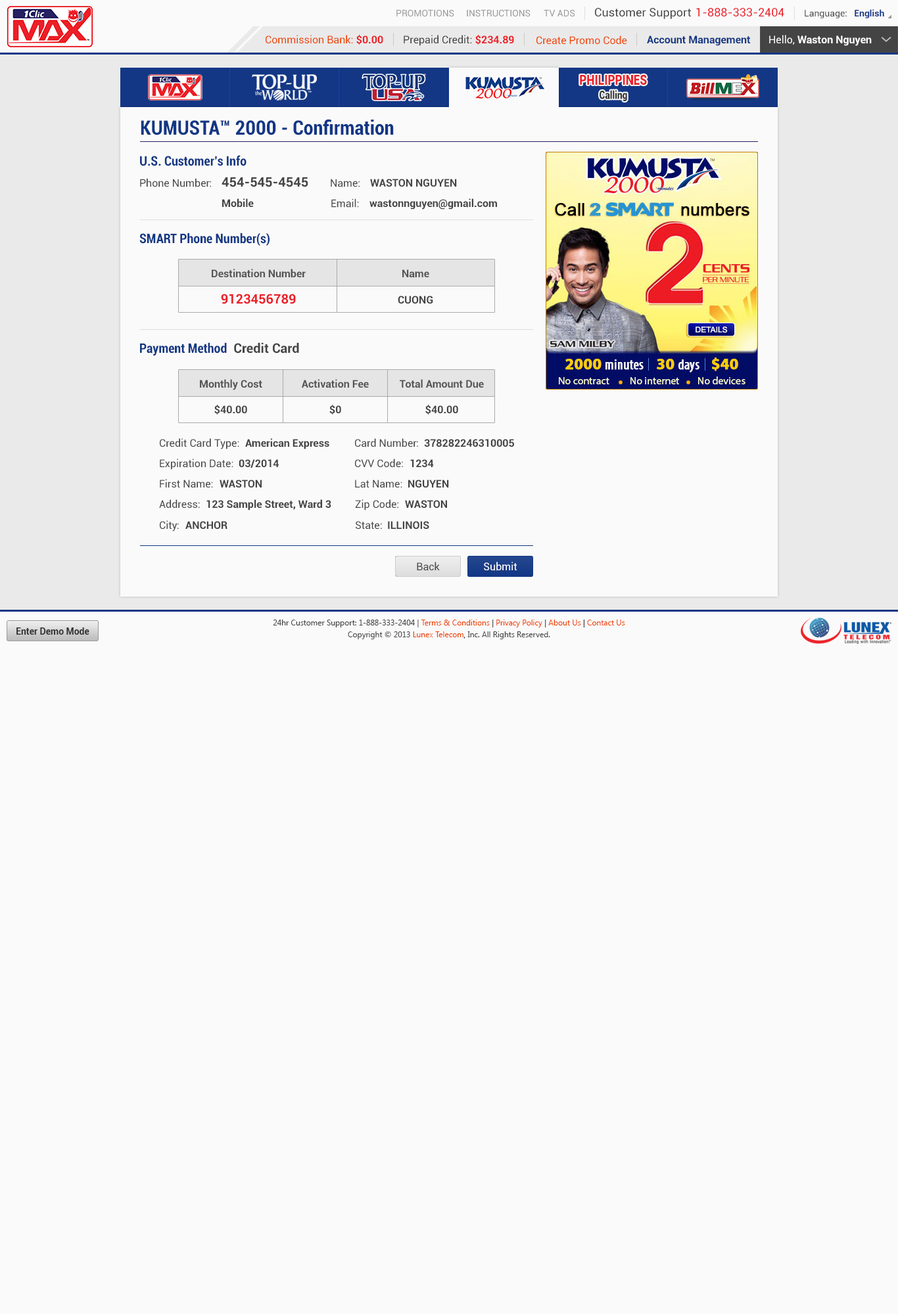
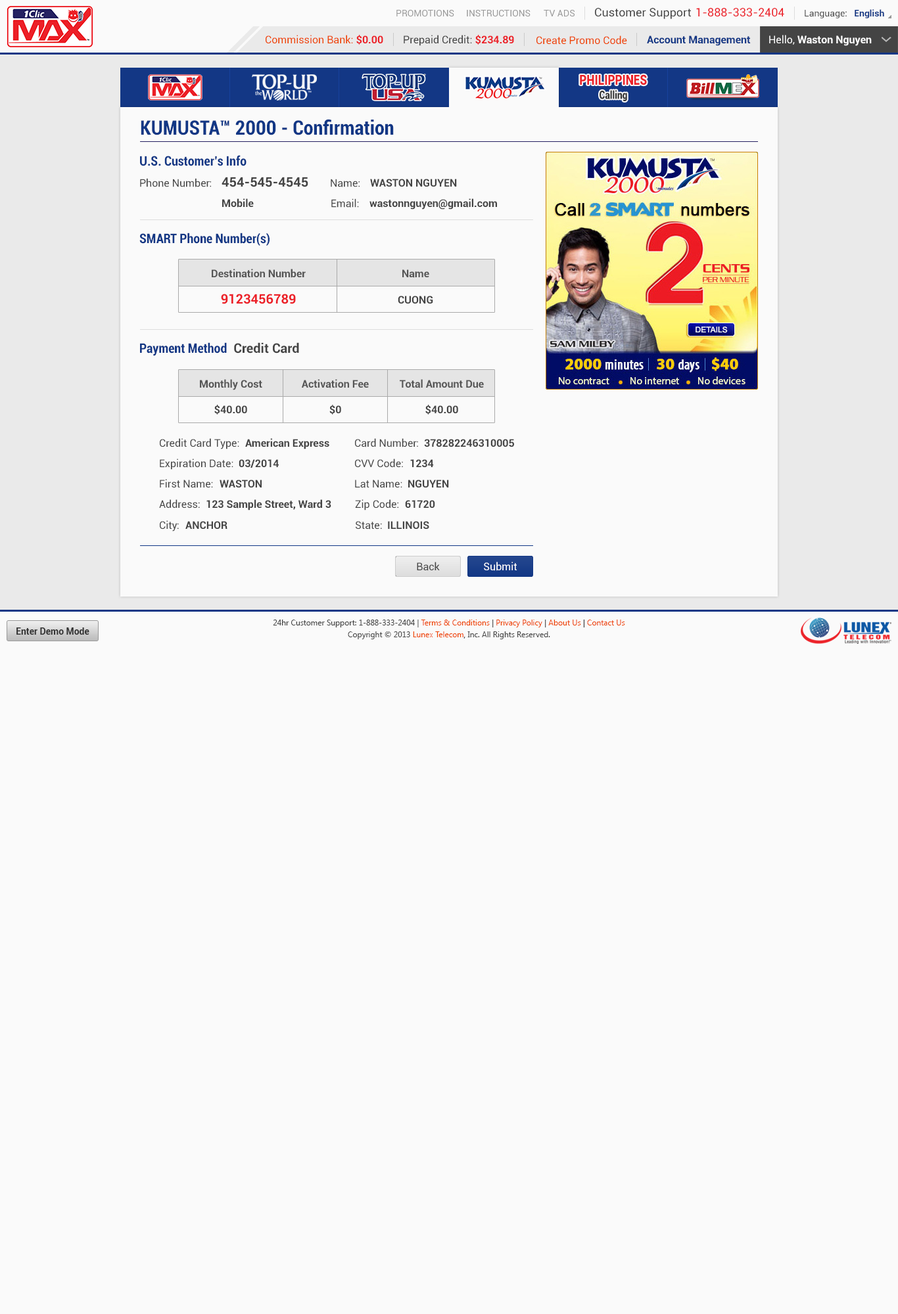
Comparing the layer stacks of the two 898 x 1314 images. Changes:
renamed "WASTON" to "61720", painted on it over bbox(404, 500, 447, 508)
